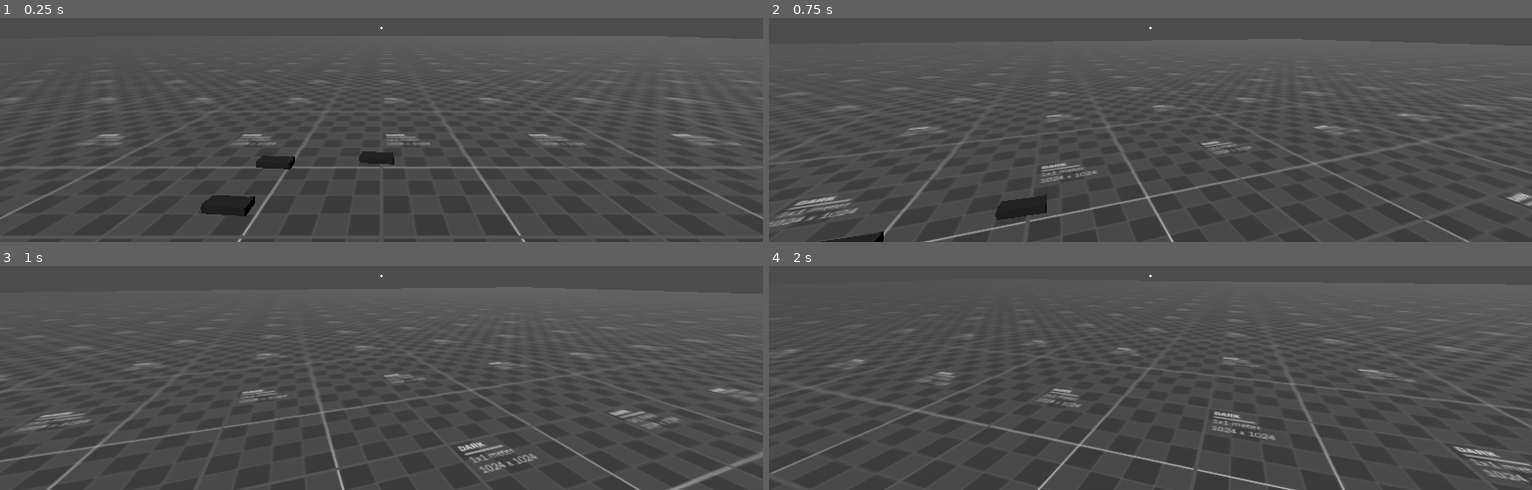
Above: before the commit, frames 1-4 (two rows, left to right).
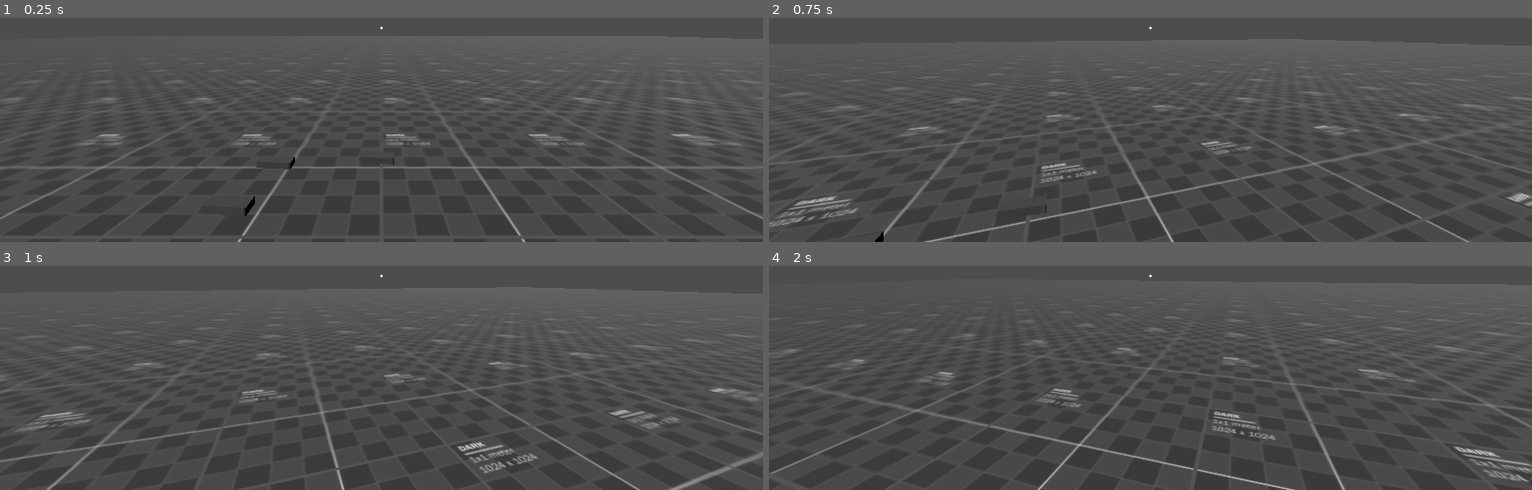
Above: after the commit, the same moments.

Repository: dairycultist/Deadman-Survival
Game: Godot game, scene res://world.tscn
The game is run twice, just before and just after one commit, with the same random seed, the same clock (stepped at 60 frames per second) and the same inputs.
Inputs (mouse positions are in pixels of both pictures, inside the frame that each line leads up to):
- Up to frame 1 (0.25 s): no input
- Up to frame 2 (0.75 s): tap Enter at 0.5 s; move the mouse to (1188, 26) at 0.52 s; hold W (walk_up) from 0.53 s (still down); hold Right mouse button (alt_fire) from 0.53 s (still down)
- Up to frame 3 (1 s): keep holding W (walk_up); keep holding Right mouse button (alt_fire)
- Up to frame 4 (2 s): keep holding W (walk_up); move the mouse to (1112, 277) at 1.27 s; release Right mouse button (alt_fire) at 1.28 s; click (1112, 277) at 1.35 s

The runs differ from the first frame. In frame 1, 1.0% of the frame differs, in the area x 26-52%, y 59-89%; in frame 2, 0.7%; in frame 3, nothing differs; in frame 4, nothing differs.
Error after the commit: Invalid call. Nonexistent function 'surface_get_material' in base 'MeshInstance3D'. (res://item.gd:10)

Commit message:
Fully texture bandage; Add reflectiveness parameter to item shader

Diff:
--- a/item.gdshader
+++ b/item.gdshader
@@ -1,7 +1,8 @@
 shader_type spatial;
 render_mode diffuse_burley, specular_schlick_ggx, blend_mix;
 
-uniform sampler2D tex : filter_nearest, source_color;
+uniform sampler2D tex : source_color;
+uniform sampler2D tex_reflective : source_color;
 uniform vec3 color : source_color;
 uniform float metallic : hint_range(0.0, 1.0);
 
@@ -9,10 +10,11 @@
 
 void fragment() {
 	METALLIC = metallic;
-	ROUGHNESS = 0.5;
+	ROUGHNESS = texture(tex_reflective, UV).r;
+	SPECULAR = ROUGHNESS;
 
 	vec4 f = INV_VIEW_MATRIX * vec4(VERTEX, 1.0);
 	float highlight = abs(sin(TIME * 5.0));
 
-	ALBEDO = mix(color, vec3(1.,1.,1.), highlight * 0.1 * highlight_amt);
+	ALBEDO = texture(tex, UV).rgb * mix(color, vec3(1.,1.,1.), highlight * 0.1 * highlight_amt);
 }
--- /dev/null
+++ b/item_tscns/bandage.tscn
@@ -0,0 +1,32 @@
+[gd_scene load_steps=8 format=3 uid="uid://bt8egdmyuyrio"]
+
+[ext_resource type="ArrayMesh" uid="uid://cyx6u2ayxyh3g" path="res://models/bandage.obj" id="1_1mj4e"]
+[ext_resource type="Script" uid="uid://l8s3ypcg5wml" path="res://item.gd" id="1_pcw5p"]
+[ext_resource type="Shader" uid="uid://b4re70be6kgm1" path="res://item.gdshader" id="3_w6ngn"]
+[ext_resource type="Texture2D" uid="uid://bxb80q0uq4xcr" path="res://models/bandage.png" id="4_8y8bc"]
+[ext_resource type="Texture2D" uid="uid://lipl62cpdrek" path="res://models/bandage_reflective.png" id="5_8y8bc"]
+
+[sub_resource type="CylinderShape3D" id="CylinderShape3D_pcw5p"]
+height = 0.35
+radius = 0.1
+
+[sub_resource type="ShaderMaterial" id="ShaderMaterial_mui8a"]
+render_priority = 0
+shader = ExtResource("3_w6ngn")
+shader_parameter/tex = ExtResource("4_8y8bc")
+shader_parameter/tex_reflective = ExtResource("5_8y8bc")
+shader_parameter/color = Color(1, 1, 1, 1)
+shader_parameter/metallic = 0.0
+shader_parameter/highlight_amt = 0.0
+
+[node name="Bandage" type="RigidBody3D"]
+script = ExtResource("1_pcw5p")
+
+[node name="CollisionShape3D" type="CollisionShape3D" parent="."]
+shape = SubResource("CylinderShape3D_pcw5p")
+
+[node name="Mesh" type="MeshInstance3D" parent="."]
+transform = Transform3D(0.1, 0, 0, 0, 0.1, 0, 0, 0, 0.1, 0, 0, 0)
+mesh = ExtResource("1_1mj4e")
+skeleton = NodePath("../..")
+surface_material_override/0 = SubResource("ShaderMaterial_mui8a")
--- a/world.tscn
+++ b/world.tscn
@@ -1,10 +1,11 @@
-[gd_scene load_steps=9 format=3 uid="uid://deknyv4y0bmnx"]
+[gd_scene load_steps=10 format=3 uid="uid://deknyv4y0bmnx"]
 
 [ext_resource type="Texture2D" uid="uid://c2q633o6tv2f0" path="res://debug.png" id="1_f3sb7"]
 [ext_resource type="Script" uid="uid://bqn3p1o4312am" path="res://zombie_spawner.gd" id="2_fj7yv"]
 [ext_resource type="PackedScene" uid="uid://ctp0v8b07jg7a" path="res://player.tscn" id="3_036b0"]
 [ext_resource type="PackedScene" uid="uid://bxbcos0w0waue" path="res://item_tscns/pistol.tscn" id="4_aqk2v"]
 [ext_resource type="PackedScene" uid="uid://b5et8cc5v2pmi" path="res://item_tscns/pistol_magazine.tscn" id="5_036b0"]
+[ext_resource type="PackedScene" uid="uid://bt8egdmyuyrio" path="res://item_tscns/bandage.tscn" id="6_dwbse"]
 
 [sub_resource type="WorldBoundaryShape3D" id="WorldBoundaryShape3D_gv5m4"]
 
@@ -64,3 +65,6 @@
 
 [node name="PistolMagazine7" parent="." instance=ExtResource("5_036b0")]
 transform = Transform3D(-4.371139e-08, -1, 0, 1, -4.371139e-08, 0, 0, 0, 1, -1.1837544, 0.033604767, -3.0681834)
+
+[node name="Bandage" parent="." instance=ExtResource("6_dwbse")]
+transform = Transform3D(1, 0, 0, 0, 1, 0, 0, 0, 1, -3.3091617, 0.1742286, -0.17054725)
Not shown, changed: models/bandage.mtl
Not shown, changed: models/bandage.obj
Not shown, added: models/bandage.obj.import
Binary file added: models/bandage.png
Not shown, added: models/bandage.png.import
Binary file added: models/bandage_reflective.png
Not shown, added: models/bandage_reflective.png.import
Not shown, added: models/bandage.png~
